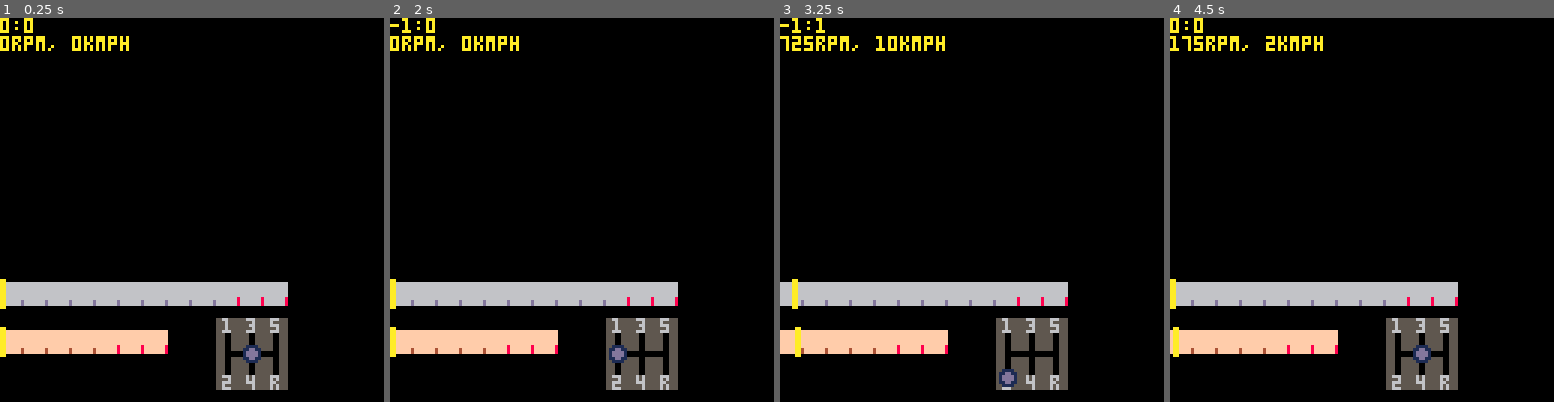
Above: before the commit, frames 1-4 (left to right).
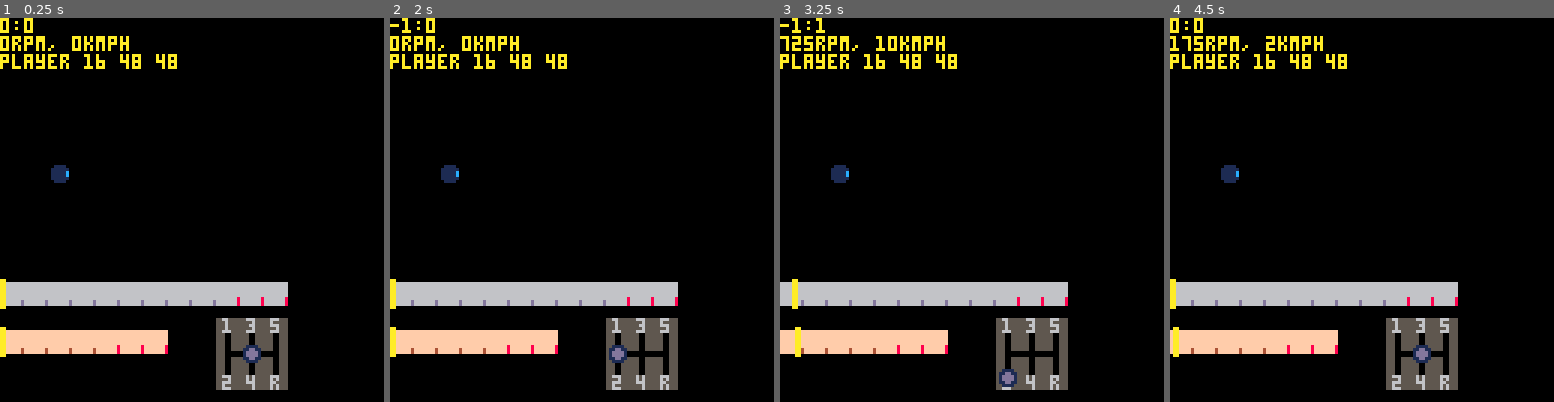
Above: after the commit, the same moments.

Repository: VedVid/PICOdrag
Game: PICO-8 cartridge picodrag.p8
Two runs of this game, one before a commit and one after it. Both use one fixed random seed, a clock stepped at 60 frames per second and the inputs below.
Inputs:
- Up to frame 1 (0.25 s): no input
- Up to frame 2 (2 s): hold Left from 1.97 s (still down)
- Up to frame 3 (3.25 s): release Left at 2.37 s; hold Down 2.42-2.82 s; hold Right from 2.87 s (still down)
- Up to frame 4 (4.5 s): release Right at 3.53 s; hold Up 3.58-4.08 s; hold Right from 4.13 s (still down)

The runs differ from the first frame. In frame 1, 0.9% of the frame differs, in the area x 0-47%, y 9-43%; in frame 2, 0.9%; in frame 3, 0.9%; in frame 4, 0.9%.

Commit message:
Show player "car" on the screen

Diff:
--- a/picodrag.p8
+++ b/picodrag.p8
@@ -6,6 +6,7 @@
 function _init()
  pi = 3.14
  fps = 30
+ player = make_player()
  car = make_car()
  ui = create_ui(car)
 end
@@ -19,6 +20,7 @@
 function _draw()
  cls()
  draw_ui(ui, car)
+ draw_player(player)
  if ui.gearbox.current_gear then
   print(ui.gearbox.current_gear[1]..":"..ui.gearbox.current_gear[2])
  else
@@ -28,6 +30,11 @@
   print(car.current_rpm.."rpm, "..car.current_speed.."kmph")
  else
   print("no rpm and speed info")
+ end
+ if (player) then
+  print("player "..player.x.." "..player.y.." "..player.sprite)
+ else
+  print("no player found")
  end
 end
 
@@ -159,6 +166,10 @@
 -->8
 -- drawing functions
 
+function draw_player(player)
+ spr(player.sprite, player.x, player.y)
+end
+
 function draw_ui(ui, car)
  draw_gauges()
  draw_gearbox(car)
@@ -349,6 +360,14 @@
 
 -->8
 -- cars and related math
+
+function make_player()
+ local player = {}
+ player.x = 16
+ player.y = 48
+ player.sprite = 48
+ return player
+end
 
 function make_car()
  return make_abarth()
@@ -574,14 +593,14 @@
 --              (30 * gear_ratio * final_ratio)
 
 __gfx__
-00000000666666666666666600000000000000005566555555666555556665550000000000000000000000000000000000000000000000000000000000000000
-00000000666666666666666600000000000000005556555555556555556555550000000000111100000000000000000000000000000000000000000000000000
-007007006666666666666666000000000000000055565555555665555566655500000000011dd110000000000000000000000000000000000000000000000000
-00077000666666666666666600000000000000005556555555556555555565550000000001dddd10000000000000000000000000000000000000000000000000
-00077000666666666666666600000000000000005566655555666555556665550000000001dddd10000000000000000000000000000000000000000000000000
-007007006666666666666668000000000000000055500555555005555550055500000000011dd110000000000000000000000000000000000000000000000000
-000000006666666d6666666800000000000000005550055555500555555005550000000000111100000000000000000000000000000000000000000000000000
-000000006666666d6666666800000000000000005550055555500555555005550000000000000000000000000000000000000000000000000000000000000000
+00000000666666666666666600000000000000005566555555666555556665550000000000000000000000008888888800000000000000000000000000000000
+00000000666666666666666600000000000000005556555555556555556555550000000000111100000000006666666600000000000000000000000000000000
+007007006666666666666666000000000000000055565555555665555566655500000000011dd110000000006666666600000000000000000000000000000000
+00077000666666666666666600000000000000005556555555556555555565550000000001dddd10000000006666666600000000000000000000000000000000
+00077000666666666666666600000000000000005566655555666555556665550000000001dddd10000000006666666600000000000000000000000000000000
+007007006666666666666668000000000000000055500555555005555550055500000000011dd110000000006666666600000000000000000000000000000000
+000000006666666d6666666800000000000000005550055555500555555005550000000000111100000000006666666600000000000000000000000000000000
+000000006666666d6666666800000000000000005550055555500555555005550000000000000000000000008888888800000000000000000000000000000000
 00000000ffffffffffffffff00000000555555555550055555500555555005555555555500000000000000000000000000000000000000000000000000000000
 00000000ffffffffffffffff00000000555555555550055555500555555005555555555500000000000000000000000000000000000000000000000000000000
 00000000ffffffffffffffff00000000555555555550055555500555555005555555555500000000000000000000000000000000000000000000000000000000
@@ -598,6 +617,13 @@
 00000000000000000000000000000000000000005566655555666555556665555566555500000000000000000000000000000000000000000000000000000000
 00000000000000000000000000000000000000005565555555556555556565555565655500000000000000000000000000000000000000000000000000000000
 00000000000000000000000000000000000000005566655555556555556665555565655500000000000000000000000000000000000000000000000000000000
+00000000000000000000000000000000000000000000000000000000000000000000000000000000000000000000000000000000000000000000000000000000
+00111100000000000000000000000000000000000000000000000000000000000000000000000000000000000000000000000000000000000000000000000000
+01111110000000000000000000000000000000000000000000000000000000000000000000000000000000000000000000000000000000000000000000000000
+011111c0000000000000000000000000000000000000000000000000000000000000000000000000000000000000000000000000000000000000000000000000
+011111c0000000000000000000000000000000000000000000000000000000000000000000000000000000000000000000000000000000000000000000000000
+01111110000000000000000000000000000000000000000000000000000000000000000000000000000000000000000000000000000000000000000000000000
+00111100000000000000000000000000000000000000000000000000000000000000000000000000000000000000000000000000000000000000000000000000
 __map__
 1b1b1b1b1b1b1b1b1b1b1b1b1b1b1b1b00000000000000000000000000000000000000000000000000000000000000000000000000000000000000000000000000000000000000000000000000000000000000000000000000000000000000000000000000000000000000000000000000000000000000000000000000000000
 1b1b1a1a1a1a1a1a1a1a1a1a1a1a1b1b00000000000000000000000000000000000000000000000000000000000000000000000000000000000000000000000000000000000000000000000000000000000000000000000000000000000000000000000000000000000000000000000000000000000000000000000000000000
